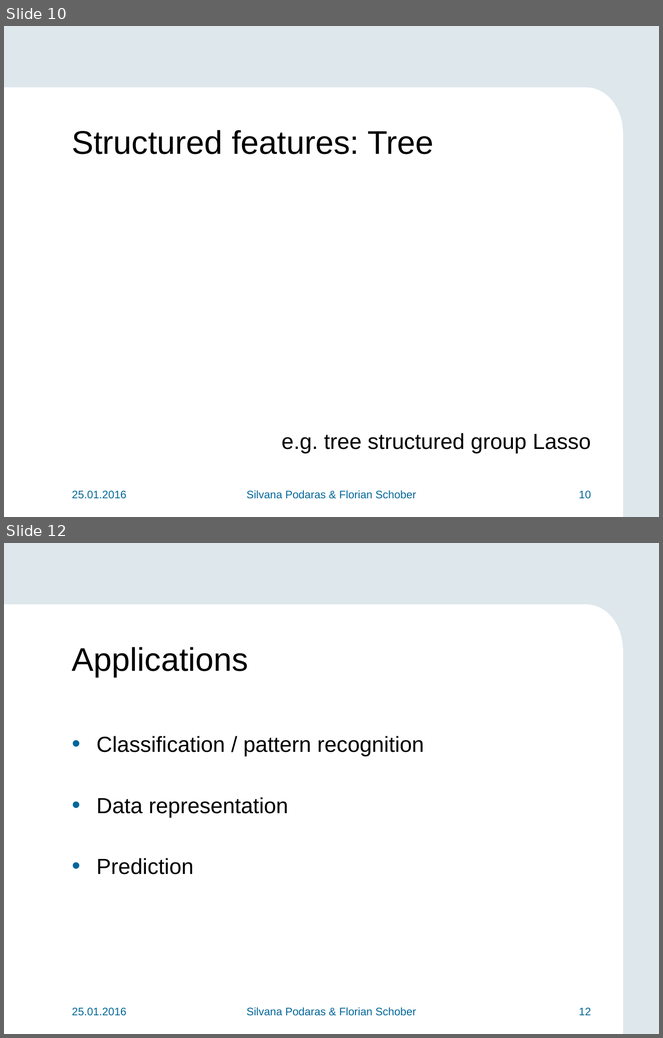
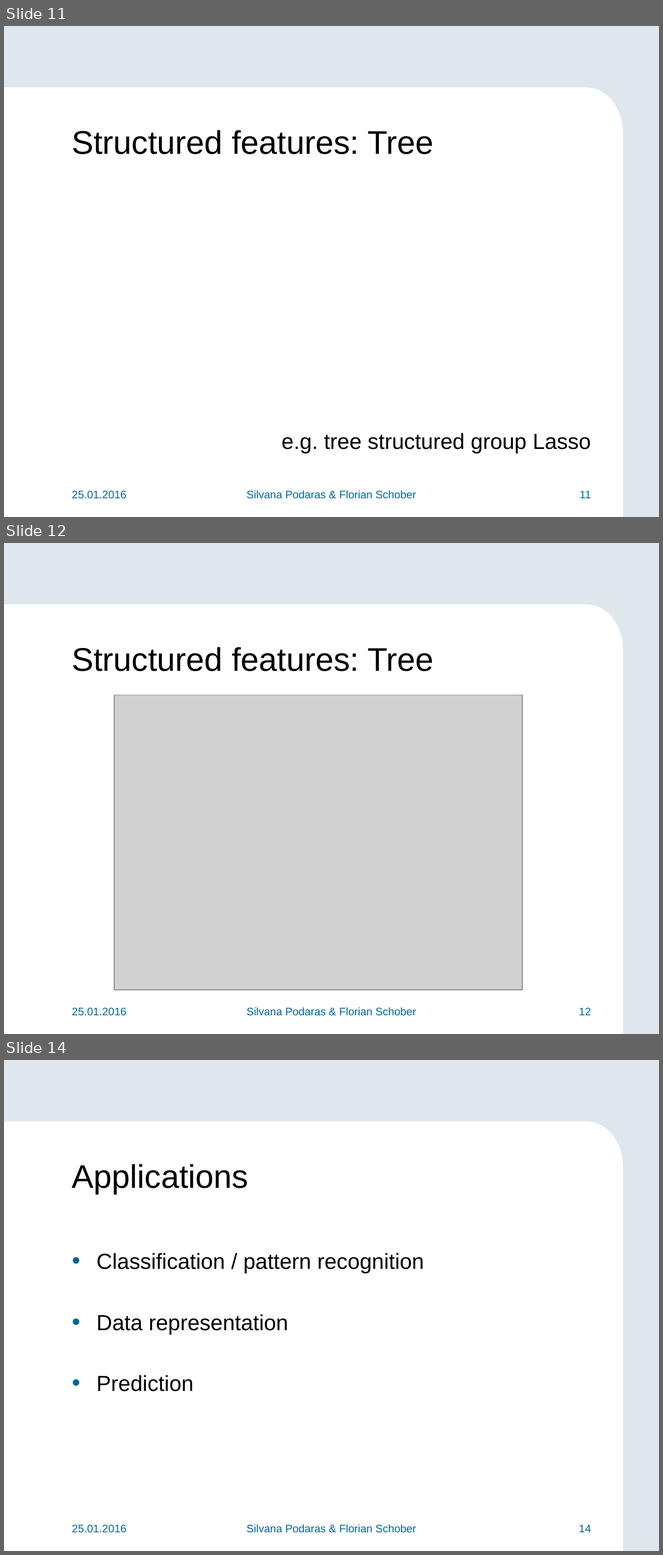
Before and after one commit to teretrus/VisSeminar, a slide deck: presentation/Flo.pptx. Shown one above the other, each under a label of ours: slides 10 and 12 before the commit, slides 11, 12 and 14 after it; the slides between them are not shown. The pictures are 663x1038 and 663x1555 pixels, drawn with LibreOffice and Linux fonts; fonts in the diff are those of the drawing; grey boxes stand for pictures; background and template pictures are left out. Boxes give left, top, right and bottom in pixels: in the first picture for what was removed or moved away, otherwise in the second. Text is boxed around its words. In the diff, an @@ line names an element or a change of style, - is before the commit and + after.

```diff
--- a/presentation/Flo.pptx
+++ b/presentation/Flo.pptx
@@ slide 12 added at (x1=4, y1=543, x2=659, y2=1034), background #DEE7EC; not listed: 3 template elements that a slide beside it also shows @@
@@ title added at (x1=72, y1=647, x2=434, y2=671), 36 pt, text #000000 @@
+Structured features: Tree
@@ picture added at (x1=114, y1=695, x2=522, y2=991) @@
@@ text added at (x1=72, y1=1008, x2=127, y2=1016), 12 pt, text #006699 @@
+25.01.2016
@@ text added at (x1=247, y1=1007, x2=416, y2=1016), 12 pt, text #006699 @@
+Silvana Podaras & Florian Schober
@@ page number added at (x1=579, y1=1008, x2=591, y2=1016), 12 pt, text #006699 @@
+12
@@ what was slide 10 is now slide 11 @@
@@ page number at (x1=580, y1=491, x2=591, y2=499): text changed @@
-10
+11
@@ what was slide 12 is now slide 14 @@
@@ page number at (x1=579, y1=1525, x2=591, y2=1533): text changed @@
-12
+14
```
Also in this commit, not shown: 3 slides changed, 1 other slide added, 3 other files.
